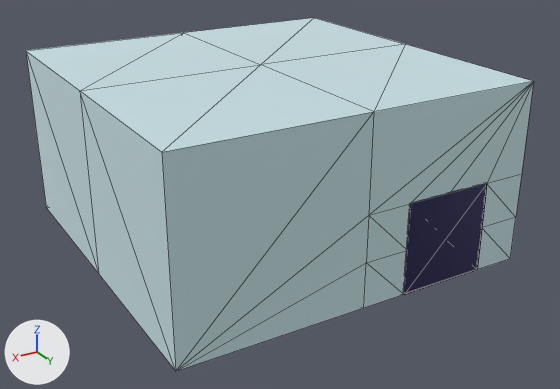
The glTF model www/assets/Room1.glb: old version first, new version second.
Both versions are drawn from a 50 mm camera at (24.4, 43.1, 24.1) aimed at (-0.5, 1.6, 3.3). The lights are fixed; the arrows at lower left show +X, +Y and +Z. Mesh edges are drawn as thin lines. Where no turn or scale is listed for an object, it has been applied to the vertices.

In view in the first picture: 'Door', 'Room'.
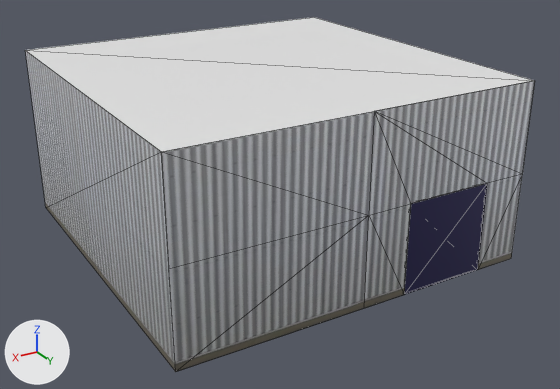
Changed parts and their boxes (x1, y1, x2, y2) in the pictures (560 x 389 px):
'Room', deleted
    before: (26, 18, 534, 371)
'Wall1', added
    after: (162, 81, 535, 372)
'Ceiling', added
    after: (26, 17, 534, 152)
'Wall4', added
    after: (25, 50, 176, 372)

Edits to the bpy script that builds the scene:
```text
Add img_metalwalls_texture:
    img_metalwalls_texture = load_image('MetalWalls_Texture', '_unpacked/MetalWalls_Texture', 512, 512, 'sRGB')
Add mat_walls:
    mat_walls = principled_material('Walls')
    mat_walls.texture = img_metalwalls_texture
    mat_walls.metallic = 0.305
    mat_walls.roughness = 0.442
Add me_floor_004:
    me_floor_004.from_pydata(...)  # 4 vertices, 2 faces; spans x 0.0, y -12.0..12.0, z -6.0..6.0
    me_floor_004.materials.append(mat_walls)  # picture img_metalwalls_texture
Add me_floor_001:
    me_floor_001.from_pydata(...)  # 13 vertices, 12 faces; spans x -12.0..12.0, y 0.0, z -6.0..6.0
    me_floor_001.materials.append(mat_walls)  # picture img_metalwalls_texture
Add me_floor:
    me_floor.from_pydata([(-12.0, -12.0, 0.0), (12.0, -12.0, 0.0), (-12.0, 12.0, 0.0), (12.0, 12.0, 0.0)], [], [(0, 1, 3), (0, 3, 2)])
Add me_ceiling:
    me_ceiling.from_pydata([(12.0, -12.0, 0.0), (-12.0, -12.0, 0.0), (12.0, 12.0, 0.0), (-12.0, 12.0, 0.0)], [], [(0, 1, 3), (0, 3, 2)])
Remove ob_room:
    ob_room = bpy.data.objects.new('Room', me_room)
    ob_room.location = (0.0, 0.0, 0.0)
Add ob_wall4:
    ob_wall4 = bpy.data.objects.new('Wall4', me_floor_004)
    ob_wall4.location = (12.0, 0.0, 6.0)
Add ob_wall3:
    ob_wall3 = bpy.data.objects.new('Wall3', me_floor_004.copy())
    ob_wall3.location = (-12.0, 0.0, 6.0)
Add ob_wall1:
    ob_wall1 = bpy.data.objects.new('Wall1', me_floor_001)
    ob_wall1.location = (0.0, 12.0, 6.0)
Add ob_floor:
    ob_floor = bpy.data.objects.new('Floor', me_floor)
    ob_floor.location = (0.0, 0.0, 0.0)
Add ob_ceiling:
    ob_ceiling = bpy.data.objects.new('Ceiling', me_ceiling)
    ob_ceiling.location = (0.0, 0.0, 12.0)
```
